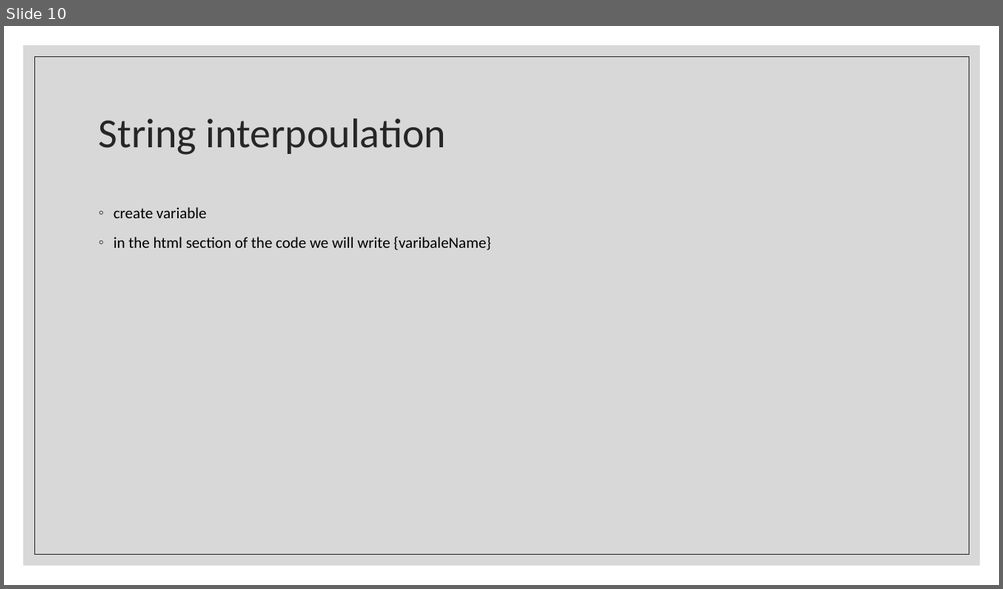
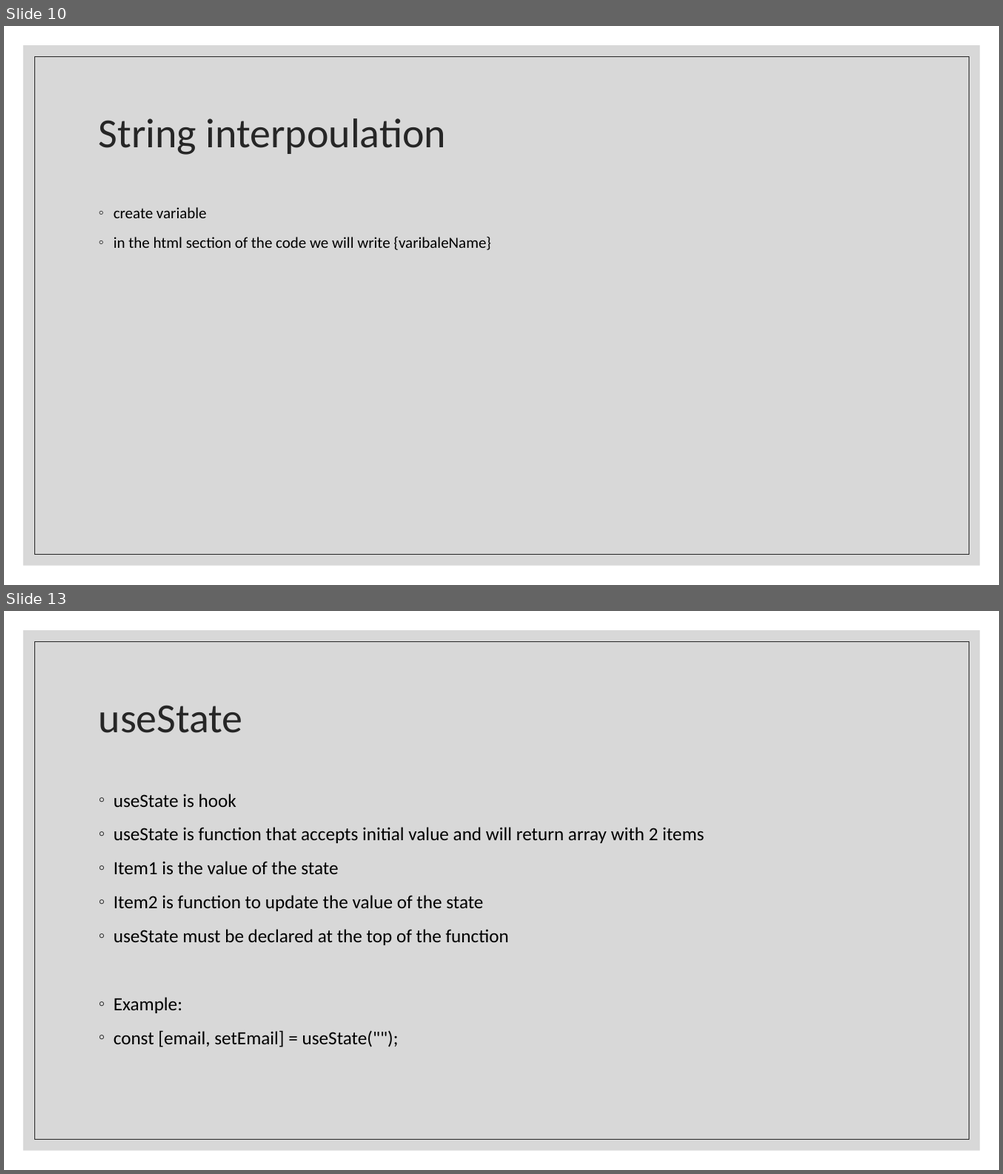
Before and after one commit to Rlss91/ht_W011121MR_morning_first-project, a slide deck: docs/React.pptx. Shown one above the other, each under a label of ours: slide 10 before the commit, slides 10 and 13 after it; the slides between them are not shown. The pictures are 1003x589 and 1003x1174 pixels, drawn with LibreOffice and Linux fonts; fonts in the diff are those of the drawing. Boxes give left, top, right and bottom in pixels: in the first picture for what was removed or moved away, otherwise in the second. Text is boxed around its words. In the diff, an @@ line names an element or a change of style, - is before the commit and + after.

```diff
--- a/docs/React.pptx
+++ b/docs/React.pptx
@@ slide 13 added at [4,611,999,1170], background #FFFFFF; not listed: 2 template elements that a slide beside it also shows @@
@@ title added at [99,705,243,733], 40 pt, text #262626 @@
+useState
@@ text added at [114,794,703,1048], 18 pt, text #000000 @@
+◦ useState is hook
+◦ useState is function that accepts initial value and will return array with 2 items
+◦ Item1 is the value of the state
+◦ Item2 is function to update the value of the state
+◦ useState must be declared at the top of the function
+◦ Example:
+◦ const [email, setEmail] = useState("");
```
Also in this commit, not shown: 5 other slides added, 2 other files.
